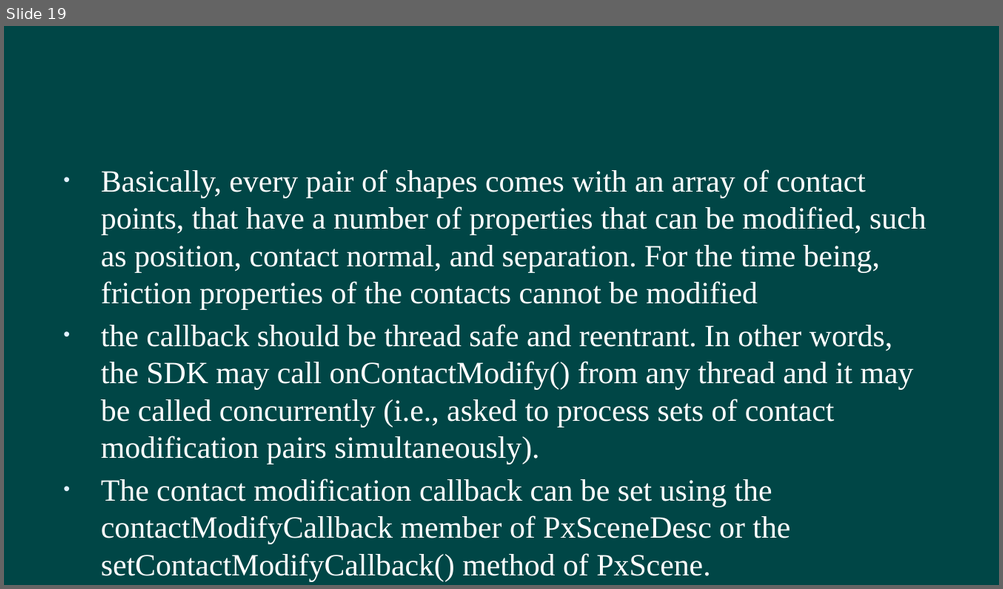
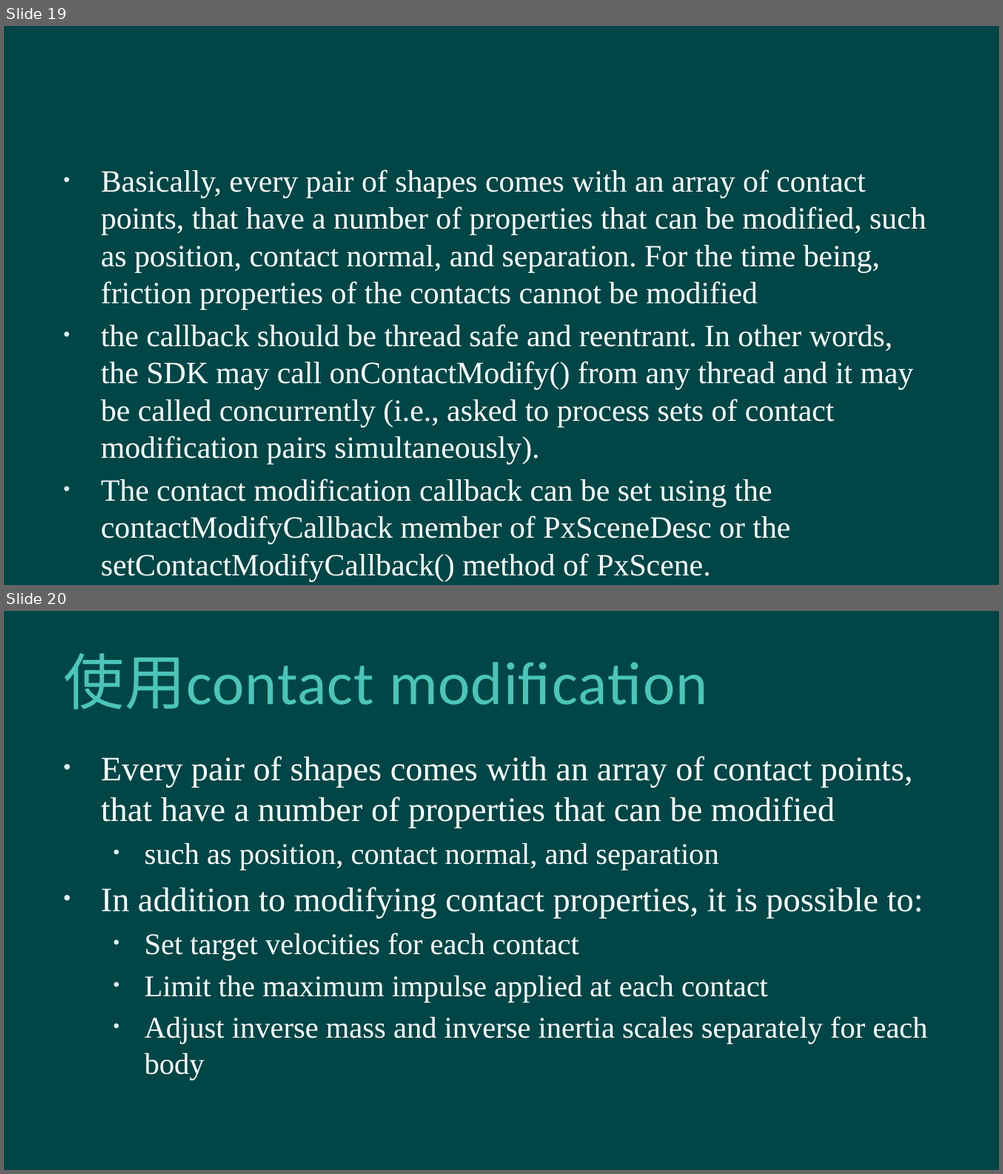
Before and after one commit to hanhonglei/Course_GamePhysics, a slide deck: Slides/7 Callbacks and Customization/Callbacks and Customization.pptx. Shown one above the other, each under a label of ours: slide 19 before the commit, slides 19 and 20 after it. The pictures are 1003x589 and 1003x1174 pixels, drawn with LibreOffice and Linux fonts; fonts in the diff are those of the drawing; background and template pictures are left out. Boxes give left, top, right and bottom in pixels: in the first picture for what was removed or moved away, otherwise in the second. Text is boxed around its words. In the diff, an @@ line names an element or a change of style, - is before the commit and + after.

```diff
--- a/Slides/7 Callbacks and Customization/Callbacks and Customization.pptx
+++ b/Slides/7 Callbacks and Customization/Callbacks and Customization.pptx
@@ slide 20 added at [4, 611, 999, 1170], background #004646 @@
@@ title added at [63, 653, 707, 709], 44 pt, text #4BC5B9 @@
+使用contact modification
@@ text added at [101, 756, 928, 1080], 21.7 pt, text #FFFFFF @@
+• Every pair of shapes comes with an array of contact points, that have a number of properties that can be modified
+  • such as position, contact normal, and separation
+• In addition to modifying contact properties, it is possible to:
+  • Set target velocities for each contact
+  • Limit the maximum impulse applied at each contact
+  • Adjust inverse mass and inverse inertia scales separately for each body
```
Also in this commit, not shown: 2 slides changed, 1 other slide added, 2 slides removed, 12 other files.
